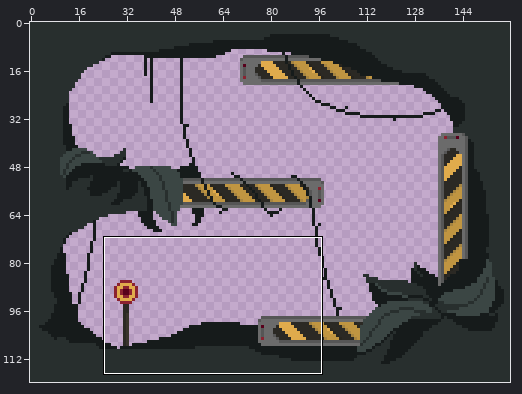
File history of a sprite sheet, assets/sprites/levels/jungle/level12.png. The picture above shows the old version from afar; the outline marks the close-up.
Close-up. As it was:
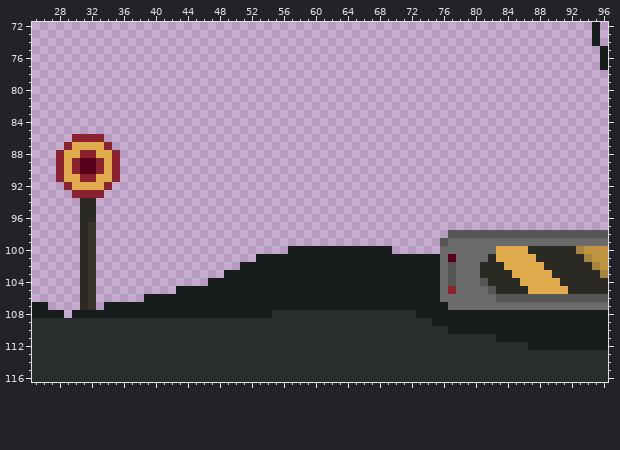
The file is 160x120 pixels. Shown: x 25..96, y 72..116.
The result:
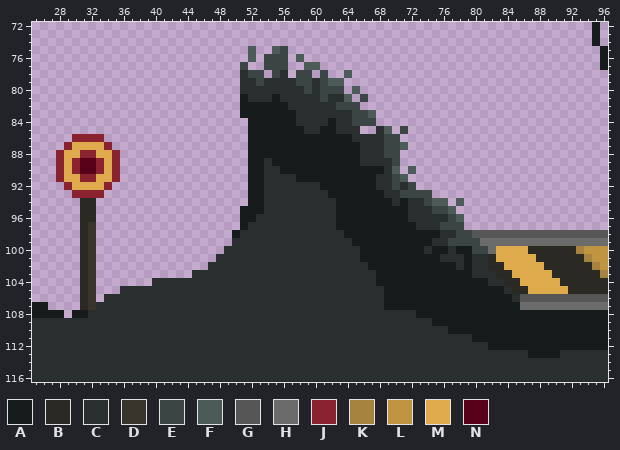
Palette (. is transparent): A #161b1b  B #2b2924  C #282f2e  D #39342c  E #3b4644  F #4c5b58  G #565656  H #6b6b6b  J #8b2230  K #a68440  L #c09541  M #e0ab4c  N #58001b
From old to new:
Changed rows in their new state; - is an unchanged pixel.
first column x 32:
 75 --------------------F--FE----------------------------------
 76 --------------------F-EEE-F--------------------------------
 77 -------------------E--EEE--FF------------------------------
 78 -------------------CEE-EC-EE-E--F--------------------------
 79 -------------------CCECCCCEECEFF---------------------------
 80 -------------------CCCCCCCCECEEE-F-------------------------
 81 -------------------ACCCACCCCCECCF-E------------------------
 82 -------------------AAAAAACCCCCCEEE-------------------------
 83 -------------------AAAAAAACCCCCCCEEF-----------------------
 84 --------------------AAAAAACCCCACCEEE-----------------------
 85 --------------------AAAAAAACCAACCC--CF-E-------------------
 86 --------------------AAAAAAAAAAAAACCCCEE--------------------
 87 --------------------AAAAAAAAAAAAAACCCEEF-------------------
 88 --------------------AAAAAAAAAAAAAACCCEE--------------------
 89 --------------------AACAAAAAAAAAAACCCCE--------------------
 90 --------------------AACCAAAAAAAAAAAAACF-F------------------
 91 --------------------AACCCCAAAAAAAAAACCEF-------------------
 92 --------------------AACCCCCCCAAAAAAACCECE------------------
 93 --------------------AACCCCCCCCAAAAAAACCEEEE----------------
 94 --------------------AACCCCCCCCCAAAAAAACACCEFF-F------------
 95 -------------------AAACCCCCCCCCAAAAAAAAACCCEEF-------------
 96 -------------------AACCCCCCCCCCAAAAAAAAACCCCCEF------------
 97 -------------------ACCCCCCCCCCCAAAAAAAAAACCCEEE------------
 98 ------------------ACCCCCCCCCCCCCAAAAAAAAAAAACCEE-----------
 99 ------------------CCCCCCCCCCCCCCCAAAAAAAAAACCEEEE----------
100 -----------------CCCCCCCCCCCCCCCCC----AAAACAACAAEE---------
101 ----------------CCCCCCCCCCCCCCCCCC----------CCCACC---------
102 ---------------CCCCCCCCCCCCCCCCCCCC---------AACACC---------
103 -------------CCCCCCCCCCCCCCCCCCCCCCC--------AAAACCC--------
104 --------CCCCCCCCCCCCCCCCCCCCCCCCCCCC--------AAAAAACC-------
105 ----CCCCCCCCCCCCCCCCCCCCCCCCCCCCCCCCC-------AAAAAAAAC------
106 --CCCCCCCCCCCCCCCCCCCCCCCCCCCCCCCCCCC-------AAAAAAAAAC-----
107 -CCCCCCCCCCCCCCCCCCCCCCCCCCCCCCCCCCCC--------AAAAAAAAA-----
108 CCCCCCCCCCCCCCCCCCCCCCC------------------------------------
111 ------------------------------------------------AAA--------
112 --------------------------------------------------AAAAA----
113 -------------------------------------------------------AAAA
